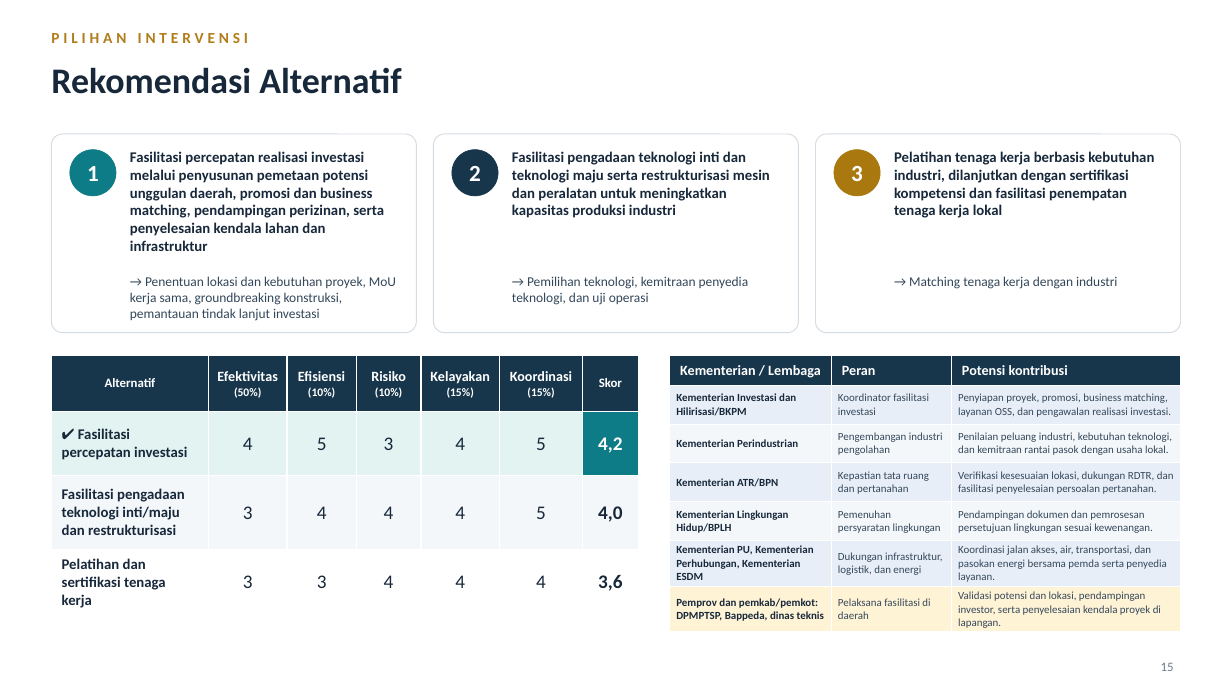
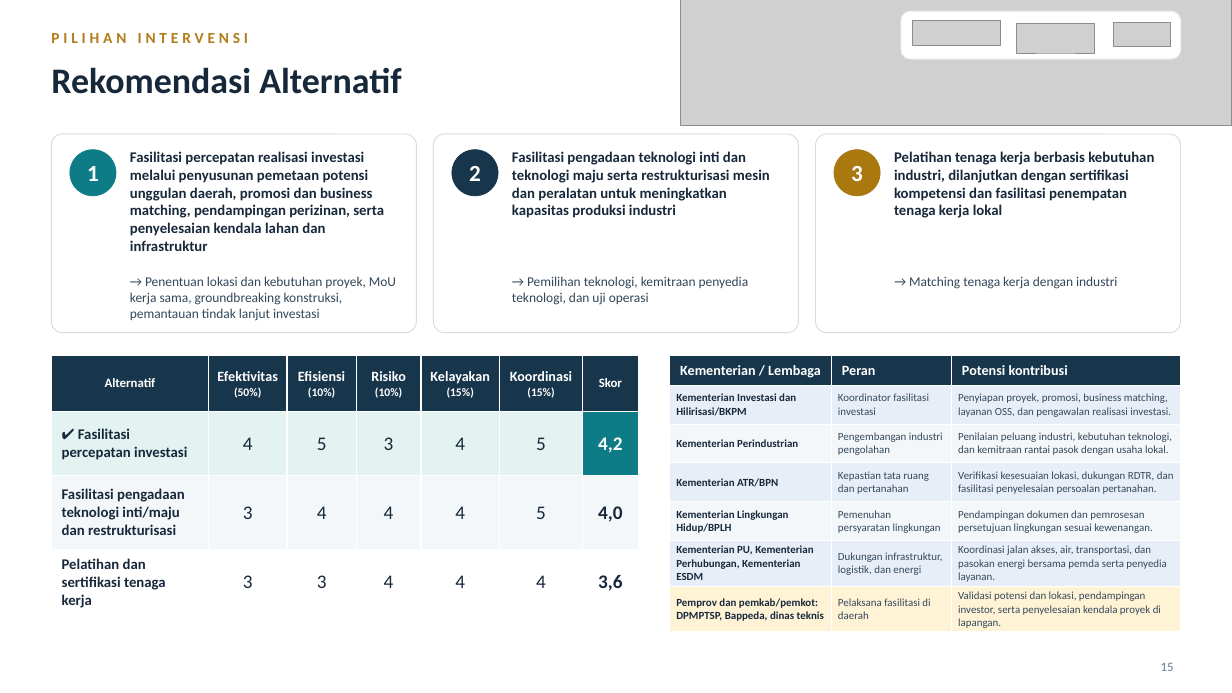
Before and after one commit to mhmmdzdn/disparitas-ekonomi-maluku-utara, a slide deck: slide 15 of Disparitas_Ekonomi_Maluku_Utara.pptx. Drawn at 1232x693 pixels with LibreOffice and Linux fonts; fonts in the diff are those of the drawing; grey boxes stand for pictures. Boxes give left, top, right and bottom in pixels: in the first picture for what was removed or moved away, otherwise in the second. Text is boxed around its words. In the diff, an @@ line names an element or a change of style, - is before the commit and + after.

Commit message:
Update label rekomendasi intervensi dan berkas presentasi PPTX

```diff
--- a/Disparitas_Ekonomi_Maluku_Utara.pptx
+++ b/Disparitas_Ekonomi_Maluku_Utara.pptx
@@ picture added at (x1=680, y1=0, x2=1232, y2=126) @@
@@ rounded rectangle added at (x1=901, y1=11, x2=1181, y2=59), fill #FFFFFF, outline #E3E8ED 0.75 pt @@
@@ picture added at (x1=913, y1=20, x2=1001, y2=45) @@
@@ picture added at (x1=1017, y1=23, x2=1095, y2=53) @@
@@ picture added at (x1=1114, y1=22, x2=1171, y2=47) @@
```
Also in this commit, not shown: 11 other slides changed, 1 slide removed, 1 other file.
